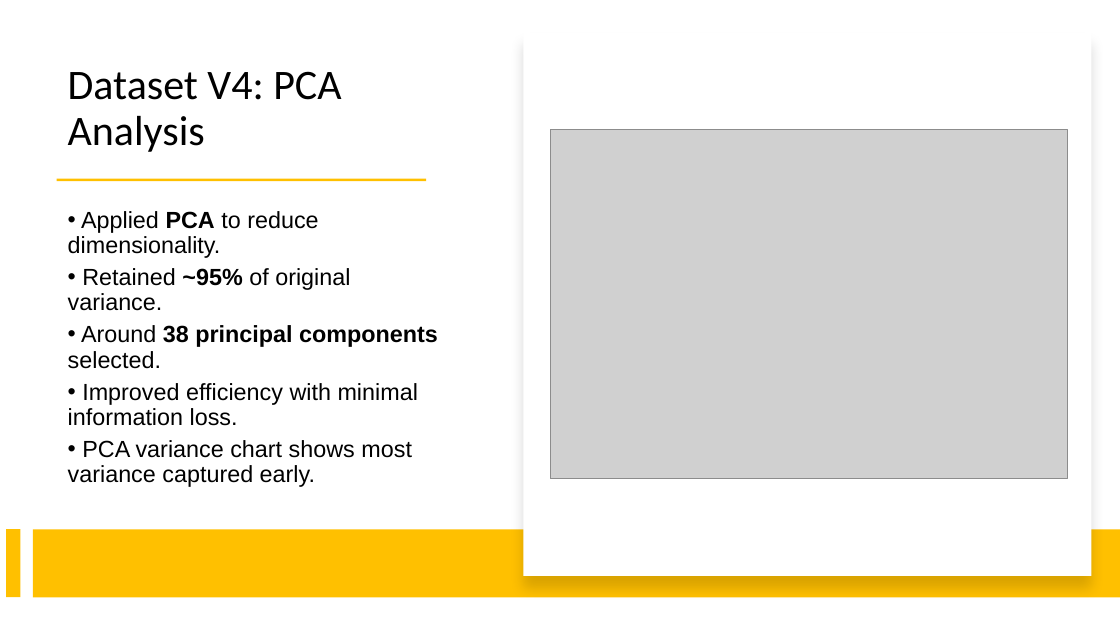
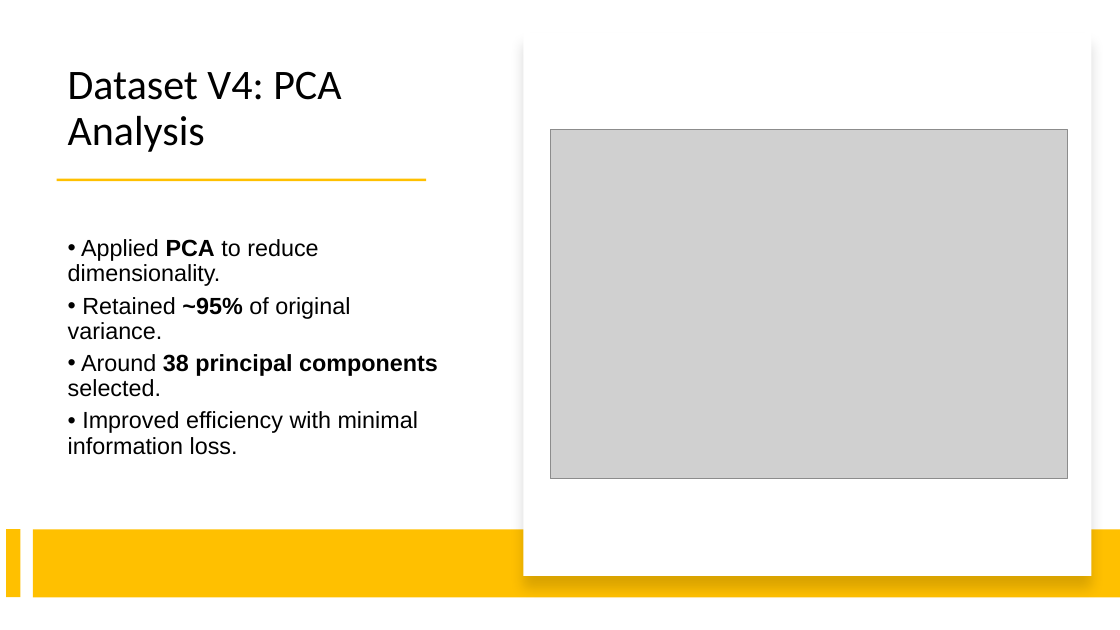
Before and after one commit to ileontios03/EPL448_Project, a slide deck: slide 17 of presentation.pptx. Drawn at 1120x630 pixels with LibreOffice and Linux fonts; fonts in the diff are those of the drawing; grey boxes stand for pictures. Boxes give left, top, right and bottom in pixels: in the first picture for what was removed or moved away, otherwise in the second. Text is boxed around its words. In the diff, an @@ line names an element or a change of style, - is before the commit and + after.

```diff
--- a/presentation.pptx
+++ b/presentation.pptx
@@ text at [68,440,412,487]: paragraph removed @@
-• PCA variance chart shows most variance captured early.
```
Also in this commit, not shown: 1 slide removed.
